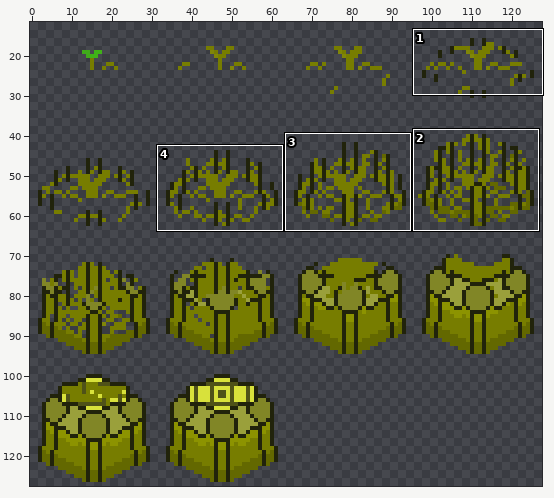
Edited in one commit: sprite sheet (Assets/Sprites/Towers/Ivy Branch/Toxic Ivy Construction SpriteSheet.png). The first picture is a wide view before the edit; the outline marks the close-up.
Close-up. Old version:
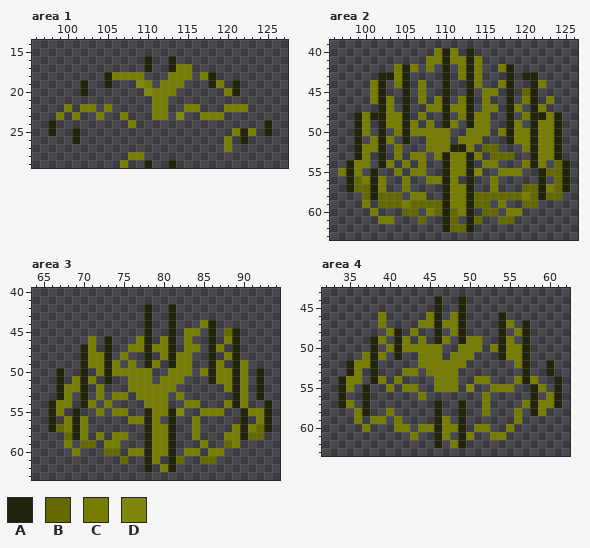
The file is 128x128 pixels. Colours within 5 levels of each other are drawn and written as one. Shown: area 1: x 96..127, y 14..29; area 2: x 96..126, y 39..63; area 3: x 64..94, y 40..63; area 4: x 32..62, y 43..63. The wide view leaves out empty margins. The commit also changed other parts of the picture, which this record leaves out.
Palette (. is transparent): A #21230b  B #636800  C #777d00  D #808609
Pixels before, area 1, first column x 98:
16 ............A..A............
17 ............A..ACC..........
18 .......ACCCC...CCC.CA.......
19 ....A..A...DC.CCC...AC.A....
20 ....A.......DCCC......CA....
21 .............CC.............
22 ..C.CC.C.....CC..CC...CCC...
23 .C.C..C..C...CC.D..CCC......
24 A.........C................A
25 A..A...................CAC.A
26 ...A..................C.A...
27 ......................C.....
28 ..........CC................
29 .........C..A..A............
Pixels before, area 2, first column x 97:
40 ............CAC.A............
41 ...........CCACCAC...........
42 .......CAC.C.A.CAC..CA.......
43 .....AACA....A.CAC...A.AA....
44 ....CA.CA.C..A..AC..CA..AC...
45 ....CA..A.C..A..A.CC.A.BA....
46 ....CAC.A.C.CA.CA.C..A.CA.C..
47 .....AC.A..CCACCA.CC.AC.AC...
48 ..ACAACCA.C..A.CACC..A.CAACA.
49 ..AC.ACCAC.C.AC.ACC..AC.ACCA.
50 ..AC.A.CACCCCC..CCC.CACCACCA.
51 ..A.CAC.A..CCC.CCC...ACCACCA.
52 ..ACCA.C...CCCAAC.BB...CACCA.
53 ..AC.A.C.CC.CACCAC.BBB..ACCA.
54 .ACC.AC.C.C..ACCA.CC...CAC.BA
55 CAC.A..C.CC..ACCAD..CCC..ABBA
56 .ABCAC..C..CCAC.A..C.....A.BA
57 .ABBAC..C....ACCA..C...BBACBA
58 ...BABBB.CC..ACCABBBBBBCBABB.
59 ...C.BBBCBBBBACCABB.C..BB....
60 ....C...BB.CBABCA.BB.CC......
61 .....CC...B..AB.AB..BB.......
62 .............ABBA............
Pixels before, area 3, first column x 66:
42 ............A..A............
43 ............A..A............
44 ............A..A...CA.......
45 ............A..A.CC.A.BA....
46 .....C.A...CA.CA.C..A.CA....
47 ....AC.A..CCACCA.CC.AC.A....
48 ....ACCA.C..A.CACC..A.CA....
49 ....ACCAC.C.AC.ACC..AC.AC...
50 .A..A.CACCCCC..CCC.CACCAC.A.
51 .A.CAC.A..CCC.CCC...ACCAC.A.
52 .ACCA.C...CCCCCC......CAC.A.
53 .AC.A.C.CC.CCCC.C......AC.A.
54 ACC.AC.C....CCC..CC...CAC..A
55 AC.A..C.CC..ACCAD..CCC..ACCA
56 A.CAC.....CCAC.A..C.....A.CA
57 ABCAC.......ACCA..C....CACBA
58 ..BAC.C.CC..ACCA..C...CCABB.
59 ..C.BB.CC...ACCA...C..BC....
60 ...C...BB.CCACCA.CC.CC......
61 .........B..AC.AB..BB.......
62 ............A.CA............
Pixels before, area 4, first column x 34:
44 ............A..A............
45 ............A..A............
46 .....C.....CA.CA....A.......
47 .....C....CCACCA....AC.A....
48 ......CA.C..A.CA....A.CA....
49 ....AC.AC.C.AC.ACC..AC.A....
50 ....A.CACCCCC..CCC.CACCA....
51 ...CAC.A..CCC.CCC...ACCA....
52 .ACCA.....CCCCCC......CA..A.
53 .AC.A...CC.CCCC........A..A.
54 ACC.AC.C....CCC..CC...CAC..A
55 AC.A..C.CC..CCC.D..CCC..AC.A
56 A..A......C.......C.....A.CA
57 AC.A........A..A..C....CACCA
58 ..CA..C.....A..A..C...C.AC..
59 ..C.CC.C....AC.A......C.....
60 ...C...CC.CCACCA.CC..C......
61 .........C..AC.AC..CC.......
62 ............A.CA............
Now the later version:
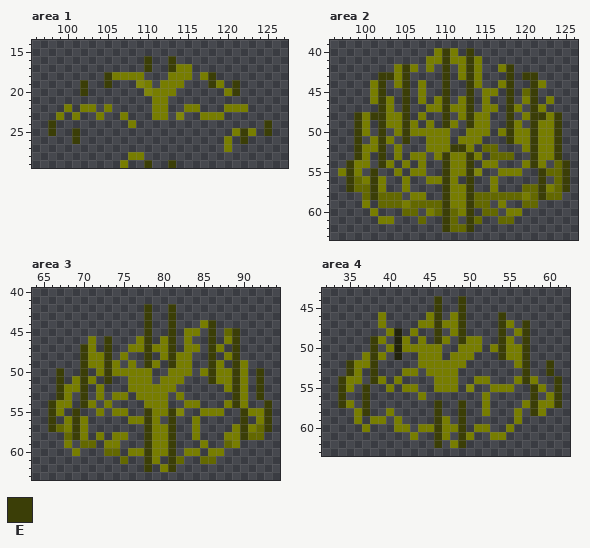
Colours new in this view: E #3b3e07
The edit:
Area 1:
y 16..17: x 110 A -> E; x 113 A -> E
y 18: x 105 A -> E; x 118 A -> E
y 19: x 102 A -> E; x 105 A -> E; x 118 A -> E; x 121 A -> E
y 20: x 102 A -> E; x 121 A -> E
y 24: x 98 A -> E; x 125 A -> E
y 25: x 98 A -> E; x 101 A -> E; x 122 A -> E; x 125 A -> E
y 26: x 101 A -> E; x 122 A -> E
y 29: x 110 A -> E; x 113 A -> E
Area 2:
y 40..41: x 110 A -> E; x 113 A -> E
y 42: x 105 A -> E; x 110 A -> E; x 113 A -> E; x 118 A -> E
y 43: x 102..103 AA -> EE; x 105 A -> E; x 110 A -> E; x 113 A -> E; x 118 A -> E; x 120..121 AA -> EE
y 44..47: x 102 A -> E; x 105 A -> E; x 110 A -> E; x 113 A -> E; x 118 A -> E; x 121 A -> E
y 48: x 99 A -> E; x 101..102 AA -> EE; x 105 A -> E; x 110 A -> E; x 113 A -> E; x 118 A -> E; x 121..122 AA -> EE; x 124 A -> E
y 49: x 99 A -> E; x 102 A -> E; x 105 A -> E; x 110 A -> E; x 113 A -> E; x 118 A -> E; x 121 A -> E; x 124 A -> E
y 50..51: x 99 A -> E; x 102 A -> E; x 105 A -> E; x 118 A -> E; x 121 A -> E; x 124 A -> E
y 52: x 99 A -> E; x 102 A -> E; x 111..112 AA -> EE; x 121 A -> E; x 124 A -> E
y 53: x 99 A -> E; x 102 A -> E; x 110 A -> E; x 113 A -> E; x 121 A -> E; x 124 A -> E
y 54: x 98 A -> E; x 102 A -> E; x 110 A -> E; x 113 A -> E; x 121 A -> E; x 125 A -> E
y 55..57: x 98 A -> E; x 101 A -> E; x 110 A -> E; x 113 A -> E; x 122 A -> E; x 125 A -> E
y 58: x 101 A -> E; x 110 A -> E; x 113 A -> E; x 122 A -> E
y 59..62: x 110 A -> E; x 113 A -> E
Area 3:
y 42..43: x 78 A -> E; x 81 A -> E
y 44: x 78 A -> E; x 81 A -> E; x 86 A -> E
y 45: x 78 A -> E; x 81 A -> E; x 86 A -> E; x 89 A -> E
y 46: x 73 A -> E; x 78 A -> E; x 81 A -> E; x 86 A -> E; x 89 A -> E
y 47..49: x 70 A -> E; x 73 A -> E; x 78 A -> E; x 81 A -> E; x 86 A -> E; x 89 A -> E
y 50..51: x 67 A -> E; x 70 A -> E; x 73 A -> E; x 86 A -> E; x 89 A -> E; x 92 A -> E
y 52..53: x 67 A -> E; x 70 A -> E; x 89 A -> E; x 92 A -> E
y 54: x 66 A -> E; x 70 A -> E; x 89 A -> E; x 93 A -> E
y 55..57: x 66 A -> E; x 69 A -> E; x 78 A -> E; x 81 A -> E; x 90 A -> E; x 93 A -> E
y 58: x 69 A -> E; x 78 A -> E; x 81 A -> E; x 90 A -> E
y 59..62: x 78 A -> E; x 81 A -> E
Area 4:
y 44..45: x 46 A -> E; x 49 A -> E
y 46: x 46 A -> E; x 49 A -> E; x 54 A -> E
y 47..48: x 46 A -> E; x 49 A -> E; x 54 A -> E; x 57 A -> E
y 49: x 38 A -> E; x 46 A -> E; x 49 A -> E; x 54 A -> E; x 57 A -> E
y 50..51: x 38 A -> E; x 54 A -> E; x 57 A -> E
y 52..53: x 35 A -> E; x 38 A -> E; x 57 A -> E; x 60 A -> E
y 54: x 34 A -> E; x 38 A -> E; x 57 A -> E; x 61 A -> E
y 55..56: x 34 A -> E; x 37 A -> E; x 58 A -> E; x 61 A -> E
y 57: x 34 A -> E; x 37 A -> E; x 46 A -> E; x 49 A -> E; x 58 A -> E; x 61 A -> E
y 58: x 37 A -> E; x 46 A -> E; x 49 A -> E; x 58 A -> E
y 59..62: x 46 A -> E; x 49 A -> E
